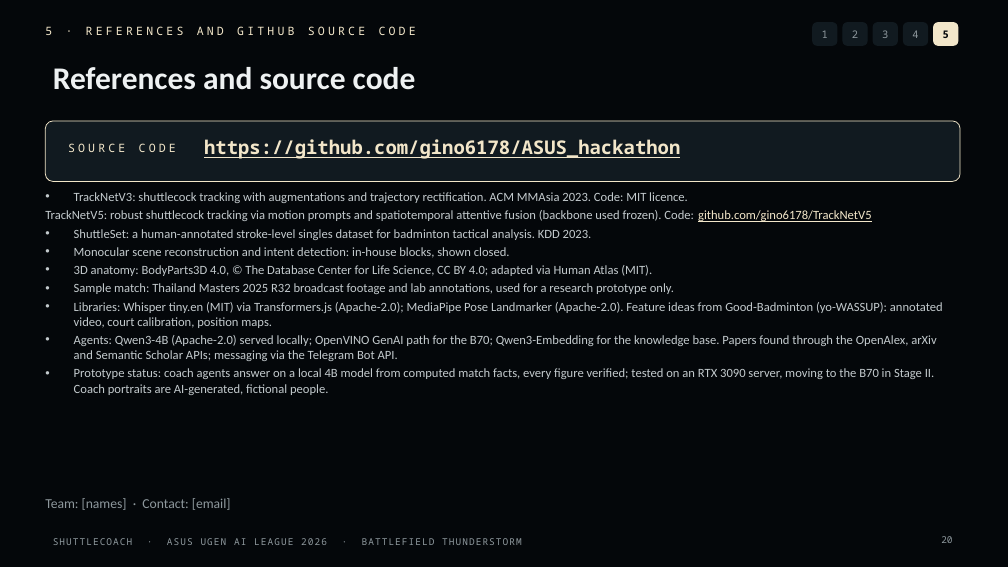
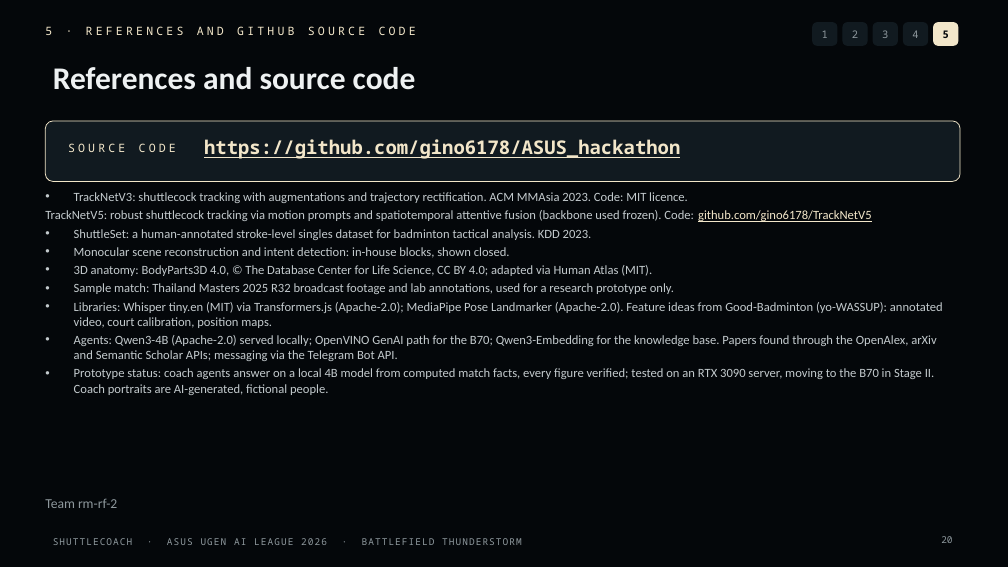
Before and after one commit to gino6178/ASUS_hackathon, a slide deck: slide 20 of deck/ShuttleCoach_StageI_Proposal_v4_static.pptx. Drawn at 1008x567 pixels with LibreOffice and Linux fonts; fonts in the diff are those of the drawing. Boxes give left, top, right and bottom in pixels: in the first picture for what was removed or moved away, otherwise in the second. Text is boxed around its words. In the diff, an @@ line names an element or a change of style, - is before the commit and + after.

```diff
--- a/deck/ShuttleCoach_StageI_Proposal_v4_static.pptx
+++ b/deck/ShuttleCoach_StageI_Proposal_v4_static.pptx
@@ text at bbox=[45, 498, 117, 508]: text changed @@
-Team: [names] · Contact: [email]
+Team rm-rf-2
```
Also in this commit, not shown: 3 other slides changed, 22 other files.
